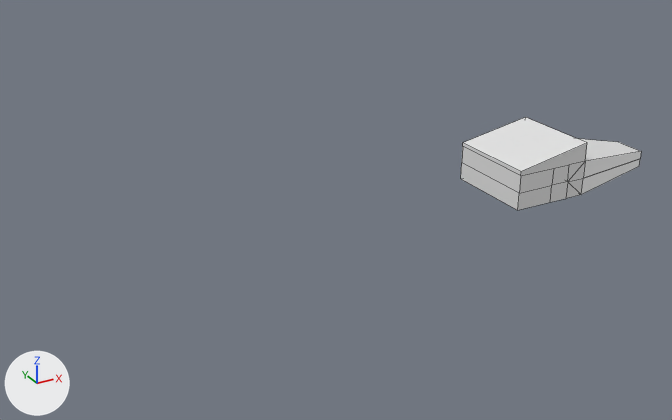
Two versions of the Blender file BlenderModels/Snapjaw.blend, one commit apart.
Camera for both pictures: a camera (50 mm lens) standing at (-7.98, -12.5, 6.27) and looking at (-0.97, 0.26, -0.11). Every picture has the same lights, and +X, +Y and +Z are marked at lower left. The older version comes first. Mesh edges are drawn as thin lines.

Script lines for the objects in view, before the commit:
```python
me_cube = bpy.data.meshes.new('Cube')
me_cube.from_pydata(...)  # 38 vertices, 43 faces; spans x -2.47..1.0, y -0.85..0.85, z -0.33..0.67
me_cube.materials.append(mat_material)  # white #e7e7e7
ob_head = bpy.data.objects.new('Head', me_cube)
ob_head.location = (4.54, 0.0, 0.0)
```
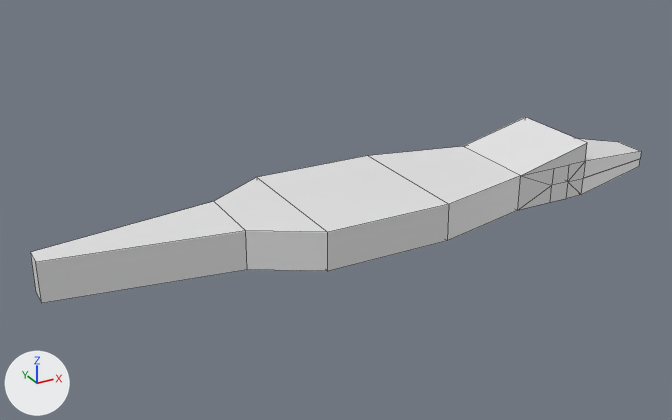
The edits, one by one:
me_cube is used by ob_head; location (4.54, 0.0, 0.0).
me_cube had 38 vertices, 43 faces and spanned x -2.47..1.0, y -0.85..0.85, z -0.33..0.67.
me_cube now has 50 vertices, 59 faces and spans x -10.57..1.0, y -1.28..1.28, z -0.33..0.67.
Part 1, on me_cube:
4 vertices are removed from x -2.47, y -0.85..0.85, z 0.0..0.4.
10 faces are deleted.
8 vertices are added at x -10.57..-4.29, y -1.28..1.28, z -0.33.
8 new vertices lie (0.0, 0.0, 0.66) away from vertices in x -10.57..-4.29, y -1.28..1.28, z -0.33.
26 new faces join them.

Pixel boxes [x1, y1, x2, y2] of what changed, in the pictures (672 x 420 px):
'Head', reshaped (238% wider, 99% taller)
    before: [461, 117, 641, 210]
    after: [30, 117, 641, 303]
part 1 of me_cube, built on
    before: [461, 117, 587, 210]
    after: [30, 117, 587, 303]
